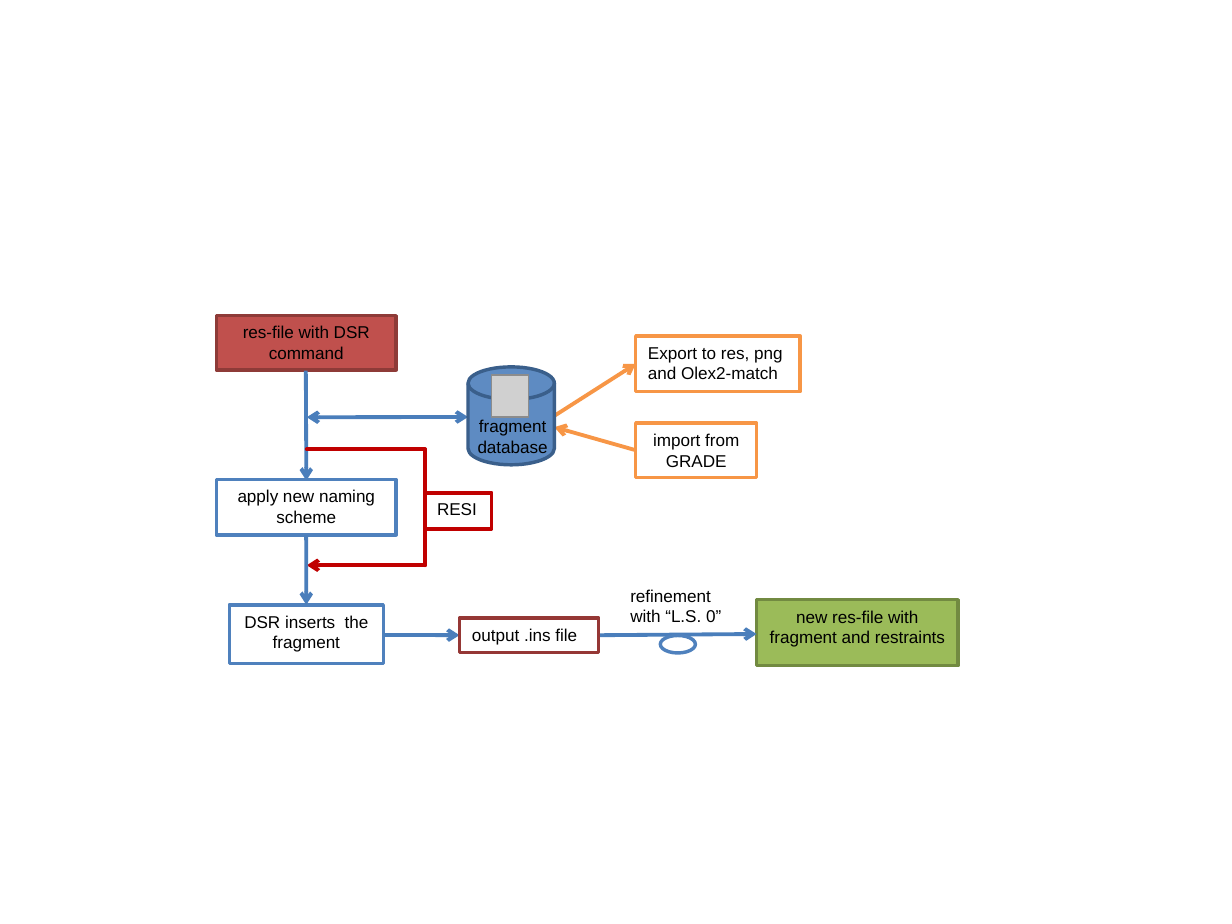
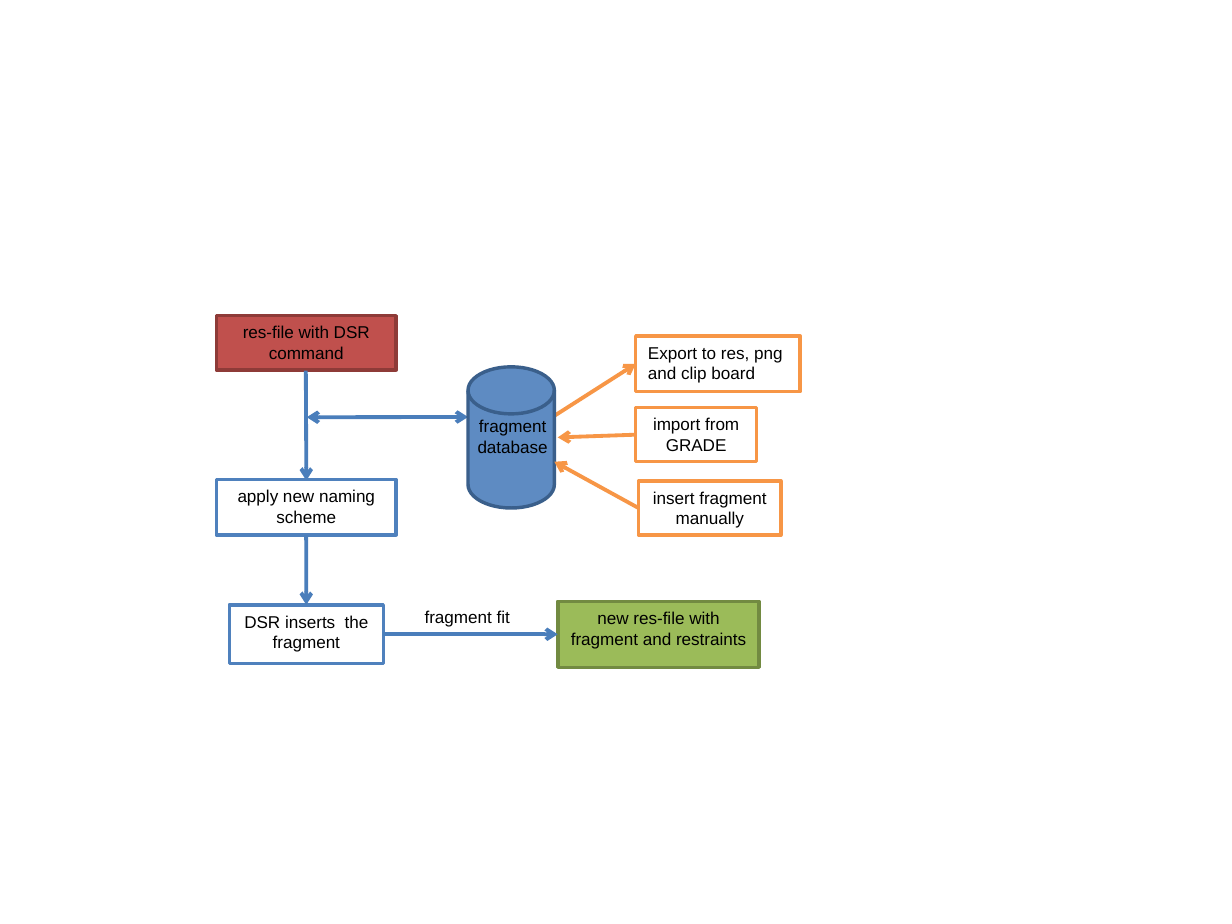
Before and after one commit to dkratzert/DSR, a slide deck: slide 1 of manuals/wokflow.pptx. Drawn at 1232x924 pixels with LibreOffice and Linux fonts; fonts in the diff are those of the drawing; grey boxes stand for pictures. Boxes give left, top, right and bottom in pixels: in the first picture for what was removed or moved away, otherwise in the second. Text is boxed around its words. In the diff, an @@ line names an element or a change of style, - is before the commit and + after.

Commit message:
dxfgh

```diff
--- a/manuals/wokflow.pptx
+++ b/manuals/wokflow.pptx
@@ text in rectangle at [648,347,782,383]: text changed @@
-Export to res, png and Olex2-match
+Export to res, png and clip board
@@ cylinder: place and size @@
-cylinder at [468,367,554,466]
+cylinder at [468,367,554,509]
@@ picture removed at [492,376,529,418] @@
@@ rectangle "import from GRADE": place and size @@
-rectangle "import from GRADE" at [636,424,756,478]
+rectangle "import from GRADE" at [636,408,756,462]
@@ arrow moved from (636, 450) - (554, 428) to (636, 435) - (558, 437) @@
@@ line removed from (307, 450) to (425, 450) @@
@@ line removed from (425, 450) to (425, 565) @@
@@ arrow added from (638, 508) to (554, 462), #F79646 2.25 pt @@
@@ rectangle removed at [425,493,492,529] @@
-RESI
@@ rectangle added at [638,480,781,535], outline #F79646 2 pt, 10 pt, text #000000 @@
+insert fragment manually
@@ arrow removed from (425, 565) to (307, 565) @@
@@ text at [425,610,510,627]: text changed @@
-refinement with “L.S. 0”
+fragment fit
@@ rectangle removed at [460,618,599,653] @@
-output .ins file
@@ rectangle "new res-file with fragment and ...": place and size @@
-rectangle "new res-file with fragment and ..." at [756,600,957,667]
+rectangle "new res-file with fragment and ..." at [558,601,759,668]
@@ arrow moved from (384, 634) - (460, 636) to (383, 634) - (558, 634) @@
@@ arrow removed from (599, 636) to (756, 634) @@
@@ ellipse removed at [660,636,695,653] @@
```
